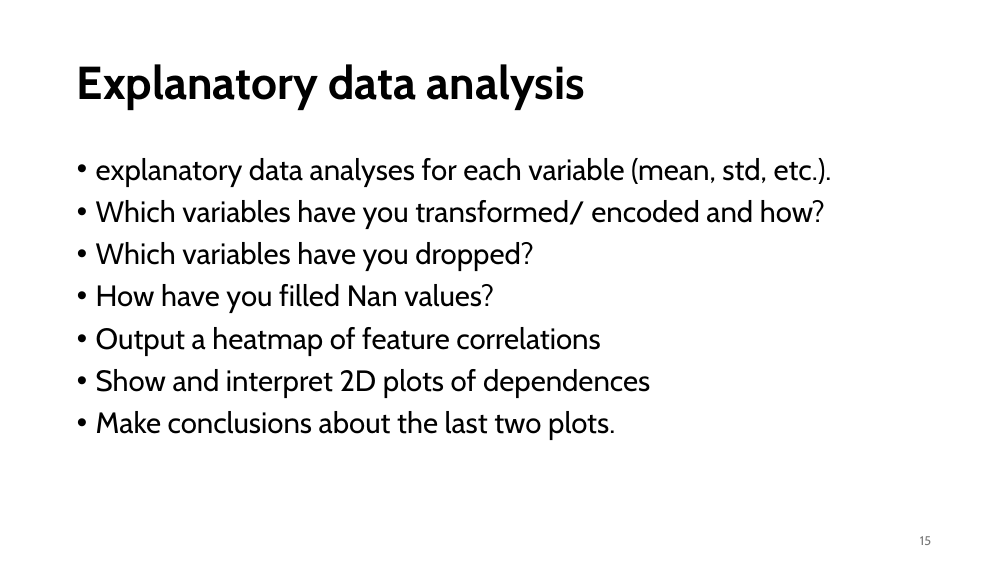
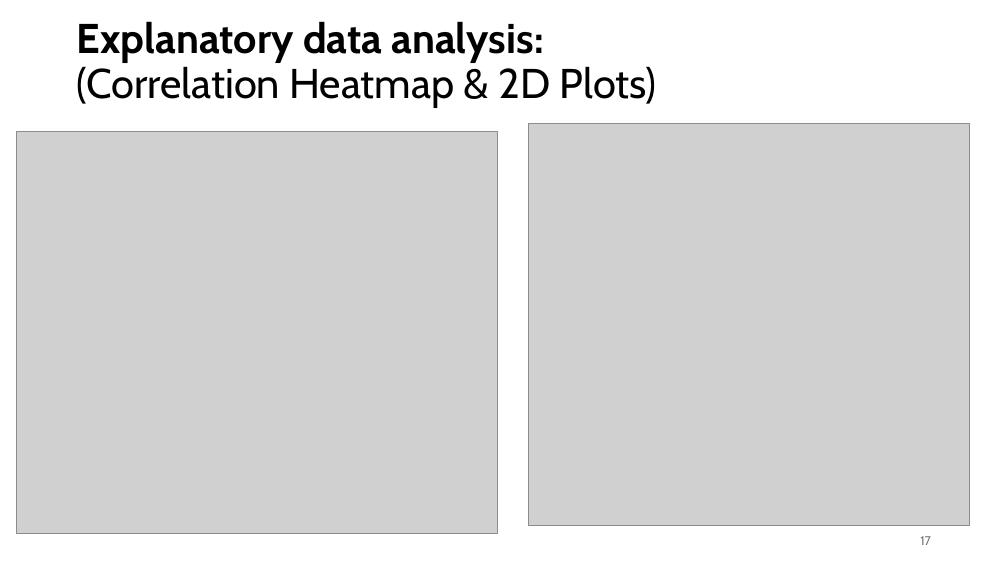
Before and after one commit to azelarabchakour/Data-science-assignments, a slide deck: slide 17 of Assignment-1/Assignment-1.pptx (slide 15 before the commit). Drawn at 1008x567 pixels with LibreOffice and Linux fonts; fonts in the diff are those of the drawing; grey boxes stand for pictures. Boxes give left, top, right and bottom in pixels: in the first picture for what was removed or moved away, otherwise in the second. Text is boxed around its words. In the diff, an @@ line names an element or a change of style, - is before the commit and + after.

```diff
--- a/Assignment-1/Assignment-1.pptx
+++ b/Assignment-1/Assignment-1.pptx
@@ title at [77, 21, 657, 108]: text changed; size 44 to 39.6 pt; bold off @@
-Explanatory data analysis
+Explanatory data analysis:
+(Correlation Heatmap & 2D Plots)
@@ picture added at [17, 132, 498, 534] @@
@@ picture added at [529, 124, 969, 526] @@
@@ text removed at [96, 158, 832, 440] @@
-• explanatory data analyses for each variable (mean, std, etc.).
-• Which variables have you transformed/ encoded and how?
-• Which variables have you dropped?
-• How have you filled Nan values?
-• Output a heatmap of feature correlations
-• Show and interpret 2D plots of dependences
-• Make conclusions about the last two plots.
@@ page number at [920, 536, 931, 545]: text changed @@
-15
+17
```
Also in this commit, not shown: 11 other slides changed, 10 slides added, 10 other files.
